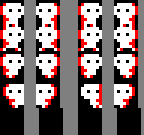
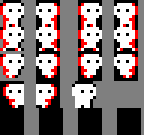
Layers edited between the first and the second w=144, h=135 image:
painted on "Capa 2 #4" over [0, 0, 138, 108]
